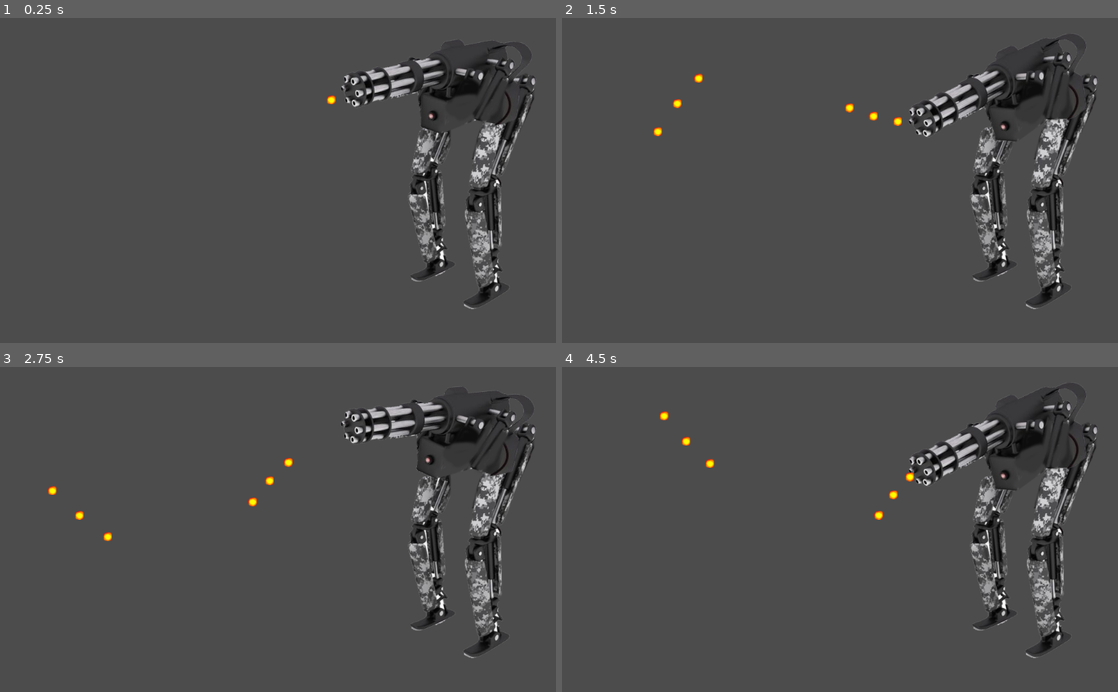
Above: before the commit, frames 1-4 (two rows, left to right).
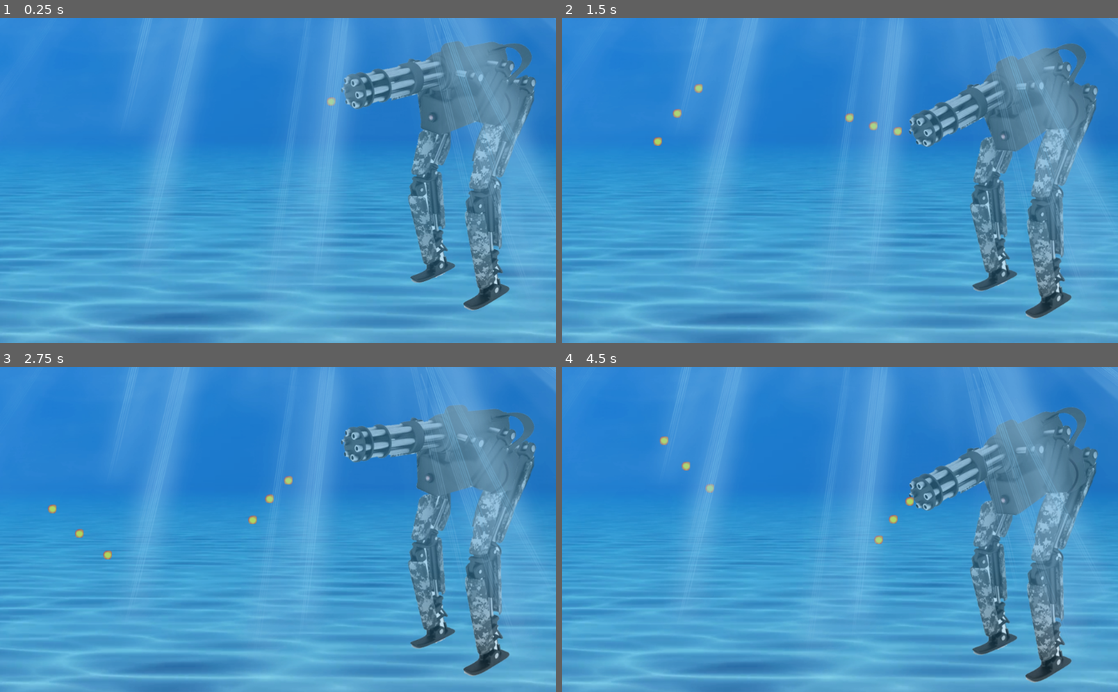
Above: after the commit, the same moments.

Repository: emilioeigler/github_gameoff_2018
Game: Godot game, scene res://scenes/MainMenu.tscn
Same seed, same stepped clock (60 frames per second), same inputs: the game is played once before the commit and once after it.
Inputs:
- Up to frame 1 (0.25 s): no input
- Up to frame 2 (1.5 s): no input
- Up to frame 3 (2.75 s): no input
- Up to frame 4 (4.5 s): no input

The runs differ from the first frame. In frame 1, 100% of the frame differs, in the area x 0-100%, y 0-100%; in frame 2, 100%; in frame 3, 100%; in frame 4, 100%.

Commit message:
tween the robot and sample background

Diff:
--- a/Position2D.gd
+++ b/Position2D.gd
@@ -1,4 +1,4 @@
-extends Position2D
+extends KinematicBody2D
 
 export(PackedScene) var Bala
 export(PackedScene) var Laser
@@ -11,12 +11,15 @@
 var timer2 = 0
 var counter = 0
 
+
+
 # Called when the node enters the scene tree for the first time.
 func _ready():
 	pass # Replace with function body.
 
 # Called every frame. 'delta' is the elapsed time since the previous frame.
 func _physics_process(delta):
+
 	timer+=1
 	if timer2 ==0:
 		if angle<=-0.3:
@@ -69,7 +72,6 @@
 		var laser_instance = Laser.instance()
 		laser_instance.pos = Vector2(-75,-134)
 		laser_instance.add_collision_exception_with(self)
-		print(vectorPosition)
 		get_parent().add_child(laser_instance)
 		counter+=1
 		if counter==100:
@@ -77,4 +79,3 @@
 			timer = 0
 			counter=0
 			direction = true
-	pass
--- a/scenes/Boss.tscn
+++ b/scenes/Boss.tscn
@@ -1,28 +1,55 @@
-[gd_scene load_steps=6 format=2]
+[gd_scene load_steps=8 format=2]
 
-[ext_resource path="res://art/02.png" type="Texture" id=1]
-[ext_resource path="res://Position2D.gd" type="Script" id=2]
-[ext_resource path="res://scenes/Bala.tscn" type="PackedScene" id=3]
-[ext_resource path="res://scenes/Laser.tscn" type="PackedScene" id=4]
-[ext_resource path="res://art/01.png" type="Texture" id=5]
+[ext_resource path="res://scripts/Boss.gd" type="Script" id=1]
+[ext_resource path="res://art/02.png" type="Texture" id=2]
+[ext_resource path="res://Position2D.gd" type="Script" id=3]
+[ext_resource path="res://scenes/Bala.tscn" type="PackedScene" id=4]
+[ext_resource path="res://scenes/Laser.tscn" type="PackedScene" id=5]
+[ext_resource path="res://art/01.png" type="Texture" id=6]
+
+[sub_resource type="CapsuleShape2D" id=1]
+
+custom_solver_bias = 0.0
+radius = 89.0103
+height = 276.85
 
 [node name="Node2D" type="Node2D"]
+script = ExtResource( 1 )
 
 [node name="Sprite" type="Sprite" parent="."]
-texture = ExtResource( 1 )
+texture = ExtResource( 2 )
 
-[node name="Position2D" type="Position2D" parent="."]
+[node name="Position2D" type="KinematicBody2D" parent="."]
 position = Vector2( 35.457, -188.366 )
-script = ExtResource( 2 )
-Bala = ExtResource( 3 )
-Laser = ExtResource( 4 )
+input_pickable = false
+collision_layer = 1
+collision_mask = 1
+collision/safe_margin = 0.08
+motion/sync_to_physics = false
+script = ExtResource( 3 )
+Bala = ExtResource( 4 )
+Laser = ExtResource( 5 )
+
+[node name="TweenNode" type="Tween" parent="Position2D"]
+repeat = true
+playback_process_mode = 0
+playback_speed = 24.47
+playback/active = false
+playback/repeat = true
+playback/speed = 24.47
 
 [node name="Sprite2" type="Sprite" parent="Position2D"]
 position = Vector2( -80.3144, 12.9567 )
-texture = ExtResource( 5 )
+texture = ExtResource( 6 )
 
 [node name="PositionBullet" type="Position2D" parent="Position2D/Sprite2"]
 position = Vector2( -153.893, 42.8564 )
 
 [node name="PositionLaser" type="Position2D" parent="Position2D/Sprite2"]
 position = Vector2( 0, 63.0068 )
+
+[node name="CollisionShape2D" type="CollisionShape2D" parent="Position2D"]
+position = Vector2( -34.0251, 172.614 )
+shape = SubResource( 1 )
+
+[connection signal="tween_completed" from="Position2D/TweenNode" to="." method="_on_TweenNode_tween_completed"]
--- a/scenes/Laser.tscn
+++ b/scenes/Laser.tscn
@@ -1,6 +1,6 @@
 [gd_scene load_steps=4 format=2]
 
-[ext_resource path="res://scenes/Laser.gd" type="Script" id=1]
+[ext_resource path="res://scripts/Laser.gd" type="Script" id=1]
 [ext_resource path="res://art/laser.png" type="Texture" id=2]
 
 [sub_resource type="RectangleShape2D" id=1]
@@ -25,3 +25,10 @@
 
 [node name="CollisionShape2D" type="CollisionShape2D" parent="."]
 shape = SubResource( 1 )
+
+[node name="VisibilityNotifier2D" type="VisibilityNotifier2D" parent="."]
+position = Vector2( -0.183131, 0.0610437 )
+scale = Vector2( 1.55549, 0.285793 )
+rect = Rect2( -10, -10, 20, 20 )
+
+[connection signal="screen_exited" from="VisibilityNotifier2D" to="." method="_on_VisibilityNotifier2D_screen_exited"]
--- a/scenes/MainMenu.tscn
+++ b/scenes/MainMenu.tscn
@@ -1,7 +1,10 @@
-[gd_scene load_steps=3 format=2]
+[gd_scene load_steps=6 format=2]
 
 [ext_resource path="res://scripts/MainMenu.gd" type="Script" id=1]
-[ext_resource path="res://scenes/Boss.tscn" type="PackedScene" id=2]
+[ext_resource path="res://art/blue_water.png" type="Texture" id=2]
+[ext_resource path="res://scenes/Boss.tscn" type="PackedScene" id=3]
+[ext_resource path="res://art/blue_light.png" type="Texture" id=4]
+[ext_resource path="res://scripts/blue_light.gd" type="Script" id=5]
 
 [node name="MainMenu" type="Control"]
 anchor_left = 0.0
@@ -16,5 +19,26 @@
 size_flags_vertical = 1
 script = ExtResource( 1 )
 
-[node name="Node2D" parent="." instance=ExtResource( 2 )]
+[node name="blue_wate" type="Sprite" parent="."]
+position = Vector2( 541.351, 318.27 )
+scale = Vector2( 0.761666, 0.761666 )
+texture = ExtResource( 2 )
+
+[node name="Node2D" parent="." instance=ExtResource( 3 )]
 position = Vector2( 847.178, 305.163 )
+
+[node name="blue_light" type="Sprite" parent="."]
+position = Vector2( 781.743, 326.388 )
+scale = Vector2( 0.880107, 0.880107 )
+texture = ExtResource( 4 )
+script = ExtResource( 5 )
+
+[node name="Tween" type="Tween" parent="blue_light"]
+repeat = false
+playback_process_mode = 1
+playback_speed = 1.0
+playback/active = false
+playback/repeat = false
+playback/speed = 1.0
+
+[connection signal="tween_completed" from="blue_light/Tween" to="blue_light" method="_on_Tween_tween_completed"]
--- /dev/null
+++ b/scripts/Boss.gd
@@ -0,0 +1,25 @@
+extends Node2D
+
+onready var tweenNode = get_node("Position2D/TweenNode")
+
+var is_running = false
+var tween1 = true
+
+
+func _process(delta):
+	if !is_running && tween1==true:
+		is_running = true
+		tweenNode.interpolate_property(self,"position",position,position + Vector2(0,50),100,Tween.TRANS_LINEAR,Tween.EASE_OUT)
+		tweenNode.start()
+	if !is_running && tween1==false:
+		is_running = true
+		tweenNode.interpolate_property(self,"position",position,position + Vector2(0,-50),100,Tween.TRANS_LINEAR,Tween.EASE_OUT)
+		tweenNode.start()
+
+
+func _on_TweenNode_tween_completed(object, key):
+	is_running = false
+	if tween1:
+		tween1 = false
+	else:
+		tween1 = true
--- a/scenes/Laser.gd
+++ b/scripts/Laser.gd
@@ -18,3 +18,8 @@
 		if (collision.collider.is_in_group("player")):
 			collision.collider.hit()
 		get_parent().remove_child(self)
+
+
+
+func _on_VisibilityNotifier2D_screen_exited():
+	queue_free()
--- /dev/null
+++ b/scripts/blue_light.gd
@@ -0,0 +1,25 @@
+extends Sprite
+
+onready var tweenNode = get_node("Tween")
+
+var is_running = false
+var tween1 = true
+
+
+func _process(delta):
+	if !is_running && tween1==true:
+		is_running = true
+		tweenNode.interpolate_property(self,"position",position,position + Vector2(-500,0),50,Tween.TRANS_LINEAR,Tween.EASE_OUT)
+		tweenNode.start()
+	if !is_running && tween1==false:
+		is_running = true
+		tweenNode.interpolate_property(self,"position",position,position + Vector2(500,0),50,Tween.TRANS_LINEAR,Tween.EASE_OUT)
+		tweenNode.start()
+
+
+func _on_Tween_tween_completed(object, key):
+	is_running = false
+	if tween1:
+		tween1 = false
+	else:
+		tween1 = true
Binary file added: art/blue_light.png
Not shown, added: art/blue_light.png.import
Binary file added: art/blue_water.png
Not shown, added: art/blue_water.png.import
